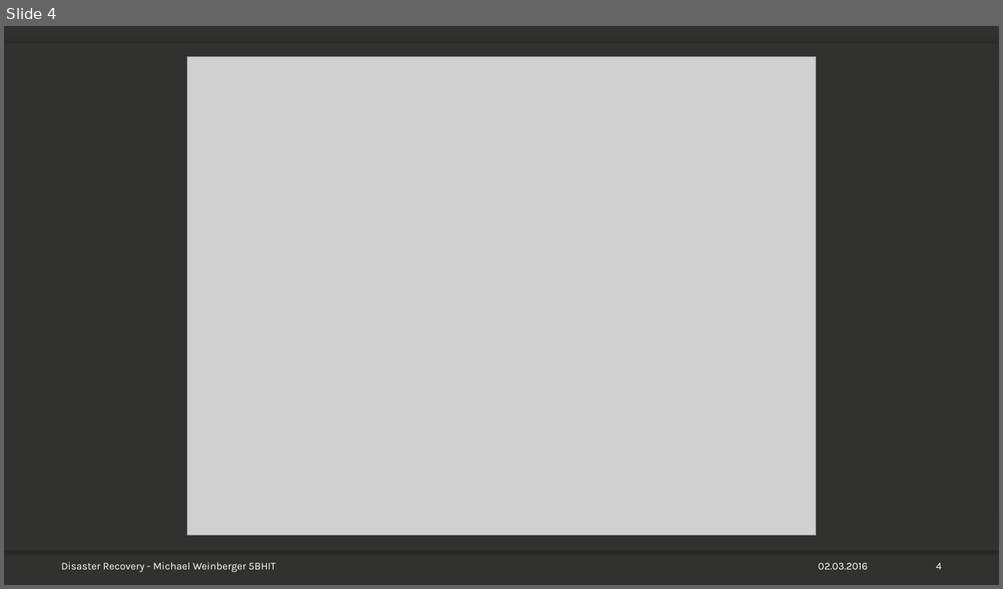
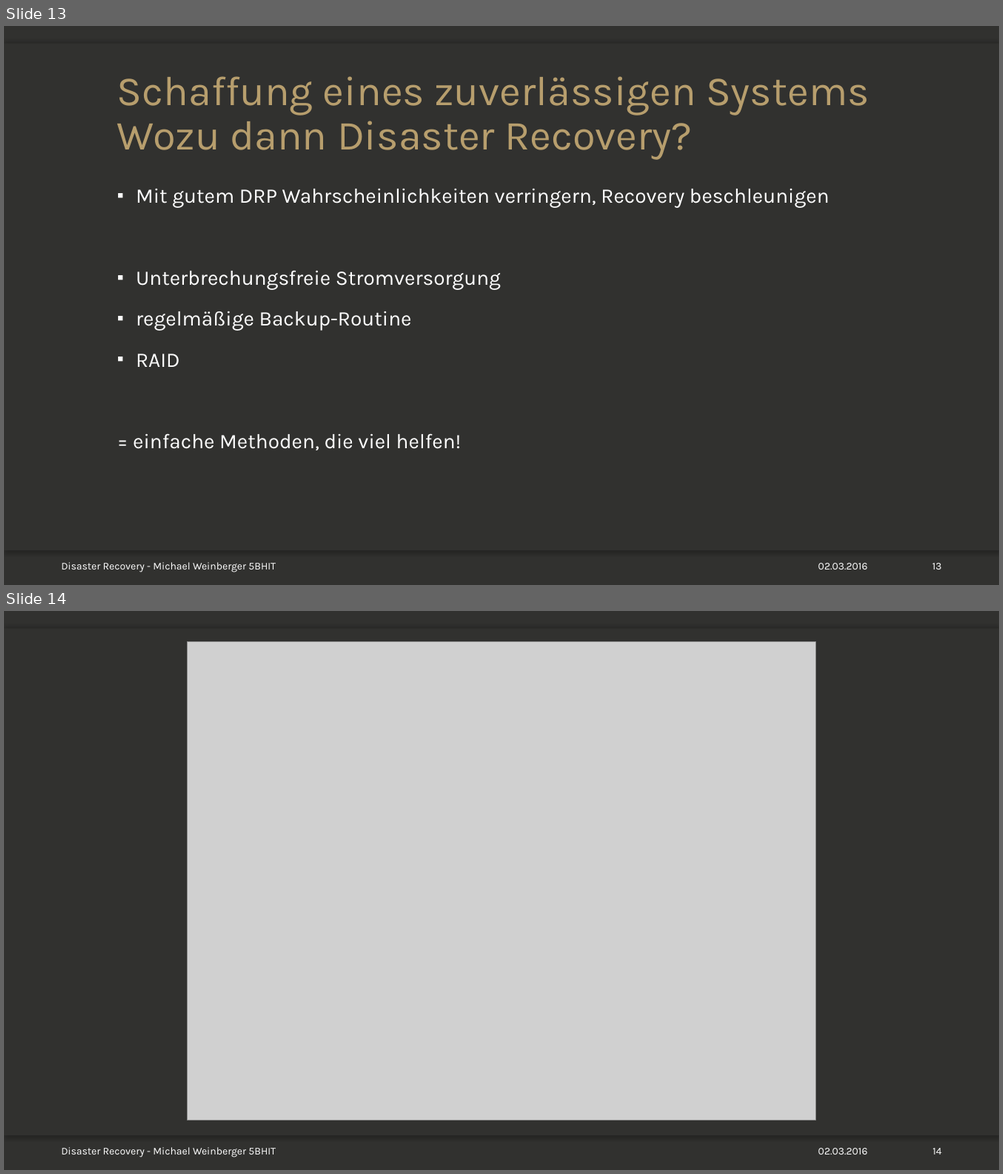
Before and after one commit to mweinberger-tgm/SYT-Referat, a slide deck: Disaster-Recovery_Weinb_5BHIT.pptx. Shown one above the other, each under a label of ours: slide 4 before the commit, slides 13 and 14 after it. The pictures are 1003x589 and 1003x1174 pixels, drawn with LibreOffice and Linux fonts; fonts in the diff are those of the drawing; grey boxes stand for pictures; background and template pictures are left out. Boxes give left, top, right and bottom in pixels: in the first picture for what was removed or moved away, otherwise in the second. Text is boxed around its words. In the diff, an @@ line names an element or a change of style, - is before the commit and + after.

```diff
--- a/Disaster-Recovery_Weinb_5BHIT.pptx
+++ b/Disaster-Recovery_Weinb_5BHIT.pptx
@@ slide 13 added at [4,26,999,585], background picture (left out); not listed: 3 template elements that a slide beside it also shows @@
@@ title added at [117,76,869,160], 40 pt, text #B79E6D @@
+Schaffung eines zuverlässigen Systems
+Wozu dann Disaster Recovery?
@@ text added at [133,188,829,451], 20 pt, text #FFFFFF @@
+▪ Mit gutem DRP Wahrscheinlichkeiten verringern, Recovery beschleunigen
+▪ Unterbrechungsfreie Stromversorgung
+▪ regelmäßige Backup-Routine
+▪ RAID
+= einfache Methoden, die viel helfen!
@@ text added at [61,562,276,573], 10 pt, text #FFFFFF @@
+Disaster Recovery - Michael Weinberger 5BHIT
@@ text added at [818,563,868,570], 10 pt, text #FFFFFF @@
+02.03.2016
@@ page number added at [932,563,942,570], 10 pt, text #FFFFFF @@
+13
@@ what was slide 4 is now slide 14 @@
@@ page number at [932,1148,941,1155]: text changed @@
-4
+14
```
Also in this commit, not shown: 2 slides changed, 16 other slides added, 1 other file.
